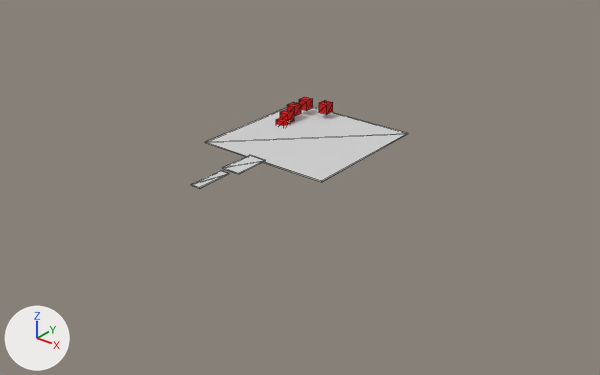
An edit to the glTF model assets/base/maps/hoppinworldtest1.glb, drawn before and after from the same camera.
Before and after are seen from a camera (50 mm lens) standing at (89.7, -88.4, 59.0) and looking at (4.8, 17.8, -6.8). Arrows for +X, +Y and +Z are at lower left; the lights stay in place. Mesh edges are drawn as thin lines. Where no turn or scale is listed for an object, it has been applied to the vertices.
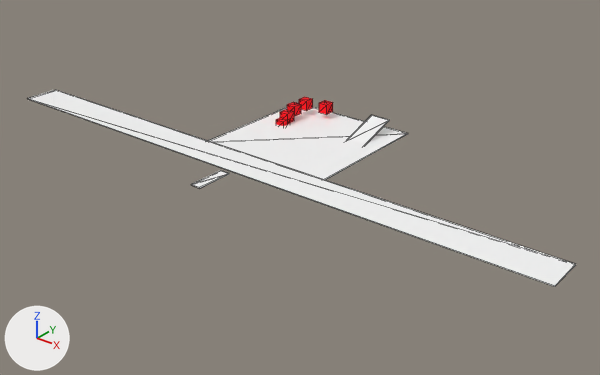
Where the change shows, as pixel boxes (x1, y1, x2, y2) in the pictures (600 x 375 px):
'Cube.001', recoloured, surface changed, rescaled (grey to white, 1150% wider, 890% taller)
    before: (223, 155, 266, 174)
    after: (27, 90, 576, 287)
'Cube.002', recoloured, surface changed (grey to white)
    both: (205, 107, 407, 182)
'Cube.008', added
    after: (348, 115, 389, 144)
'Cube', recoloured, surface changed (grey to white)
    both: (191, 170, 229, 188)
'Cube.007', recoloured
    both: (319, 100, 333, 114)
'Cube.006', recoloured
    both: (299, 97, 313, 111)
'Cube.005', recoloured
    both: (287, 102, 301, 116)
'Cube.004', recoloured
    both: (280, 109, 294, 122)
'Cube.003', recoloured
    both: (276, 118, 290, 126)

What changed in the scene script:
```text
Change mat_material:
    mat_material.base_color: (0.64, 0.64, 0.64) -> (1.0, 1.0, 1.0)  # light grey #d1d1d1 -> white #ffffff
    mat_material.metallic: 0.0 -> 1.0
Change mat_red:
    mat_red.base_color: (0.64, 0.00101, 0.0) -> (1.0, 0.0357, 0.0527)  # red #d10300 -> red #ff3541
Add me_cube_008:
    me_cube_008.from_pydata([(2.05, 4.51, 1.31), (-2.05, -4.45, -1.51), (-2.05, 4.51, 1.31), (2.05, -4.45, -1.51), (-2.05, -4.51, -1.31), (2.05, 4.45, 1.51), (-2.05, 4.45, 1.51), (2.05, -4.51, -1.31)], [], [(0, 1, 2), (3, 1, 0), (4, 5, 6), (4, 7, 5), (5, 3, 0), (5, 7, 3), (7, 1, 3), (7, 4, 1), (4, 2, 1), (4, 6, 2), (6, 0, 2), (6, 5, 0)])
    me_cube_008.materials.append(mat_material)  # white #ffffff
Change ob_cube_001:
    ob_cube_001.scale: (1.89, 3.49, 0.108) -> (57.9, 3.49, 0.108)
Add ob_cube_008:
    ob_cube_008 = bpy.data.objects.new('Cube.008', me_cube_008)
    ob_cube_008.location = (8.3, 33.7, 0.0)
```
